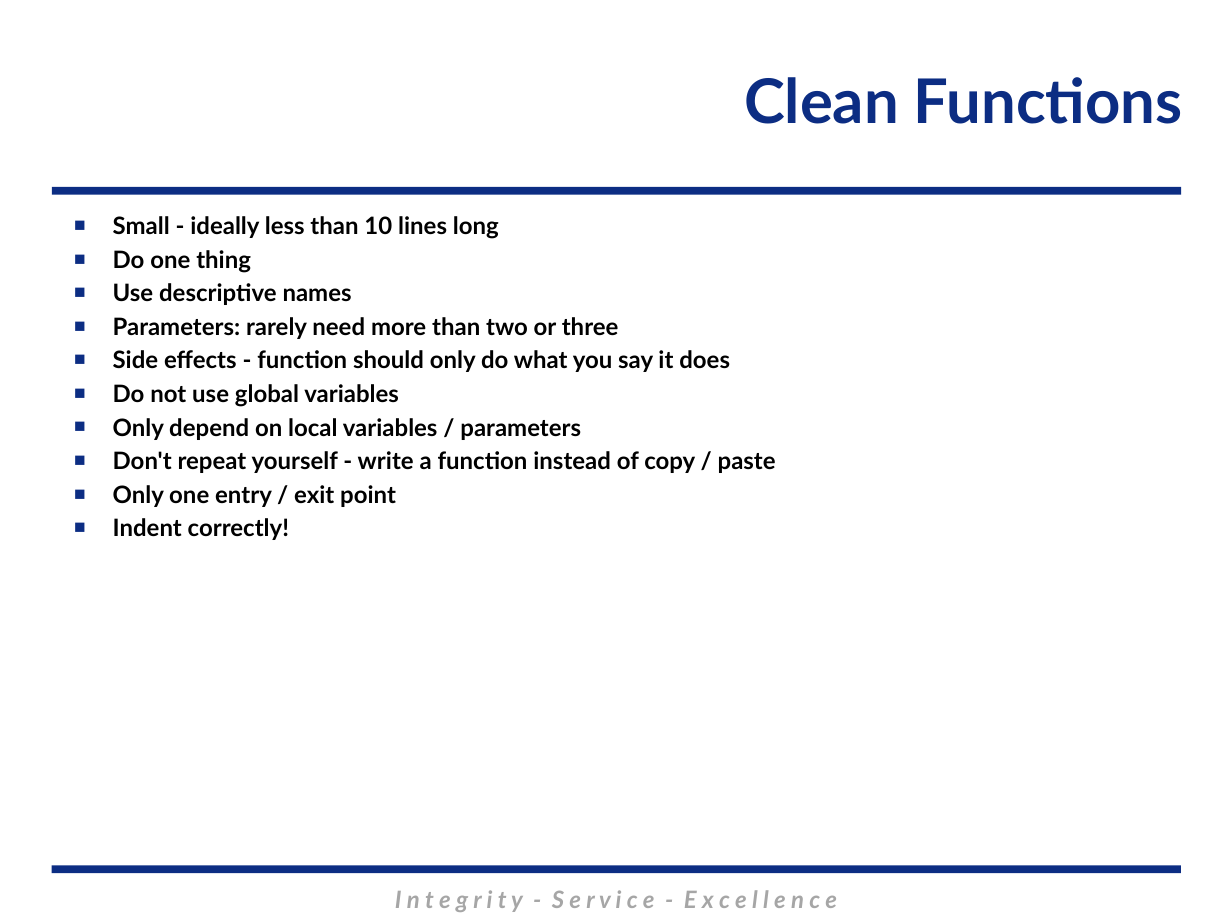
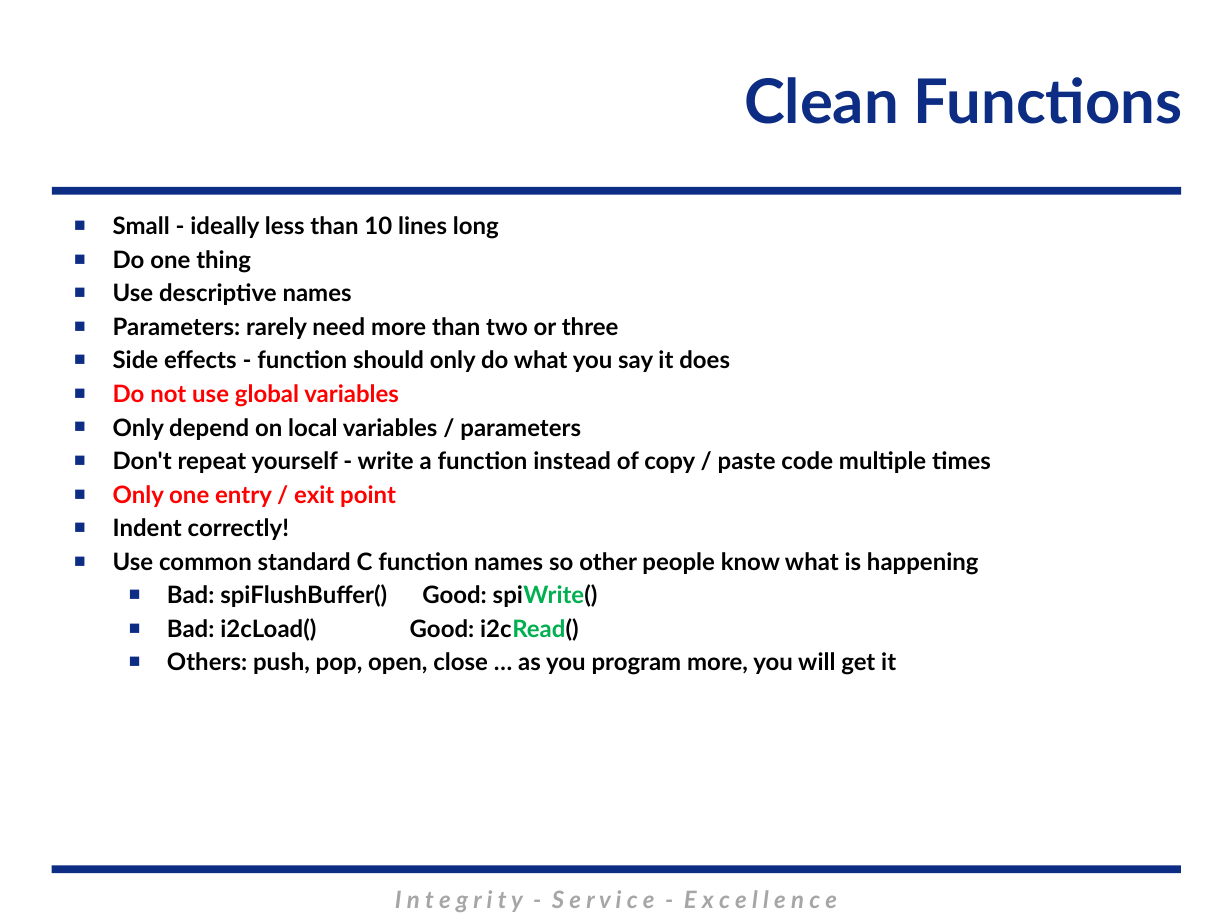
Before and after one commit to MarsUniversity/ECE382, a slide deck: slide 7 of source/lessons/lsn21/Lsn21.pptx. Drawn at 1232x924 pixels with LibreOffice and Linux fonts; fonts in the diff are those of the drawing; background and template pictures are left out. Boxes give left, top, right and bottom in pixels: in the first picture for what was removed or moved away, otherwise in the second. Text is boxed around its words. In the diff, an @@ line names an element or a change of style, - is before the commit and + after.

```diff
--- a/source/lessons/lsn21/Lsn21.pptx
+++ b/source/lessons/lsn21/Lsn21.pptx
@@ text at bbox=[113, 384, 399, 507]: text colour #000000 to #FF0000 in "Do not use global variables", "Only one entry / exit point" @@
@@ text at bbox=[113, 451, 991, 473]: text changed @@
-■ Don't repeat yourself - write a function instead of copy / paste
+■ Don't repeat yourself - write a function instead of copy / paste code multiple times
@@ text at bbox=[113, 552, 979, 675]: paragraphs added @@
+■ Use common standard C function names so other people know what is happening
+  ■ Bad: spiFlushBuffer() Good: spiWrite()
+  ■ Bad: i2cLoad() Good: i2cRead()
+  ■ Others: push, pop, open, close … as you program more, you will get it
```
Also in this commit, not shown: 9 other slides changed, 1 slide added, 40 other files.
